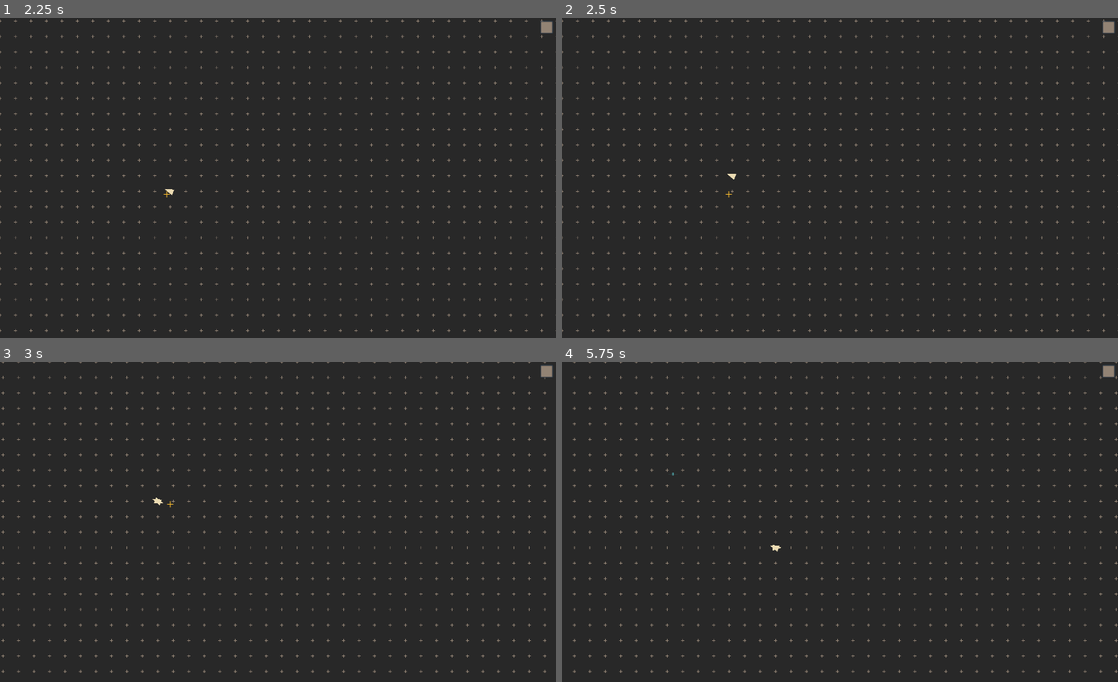
Above: before the commit, frames 1-4 (two rows, left to right).
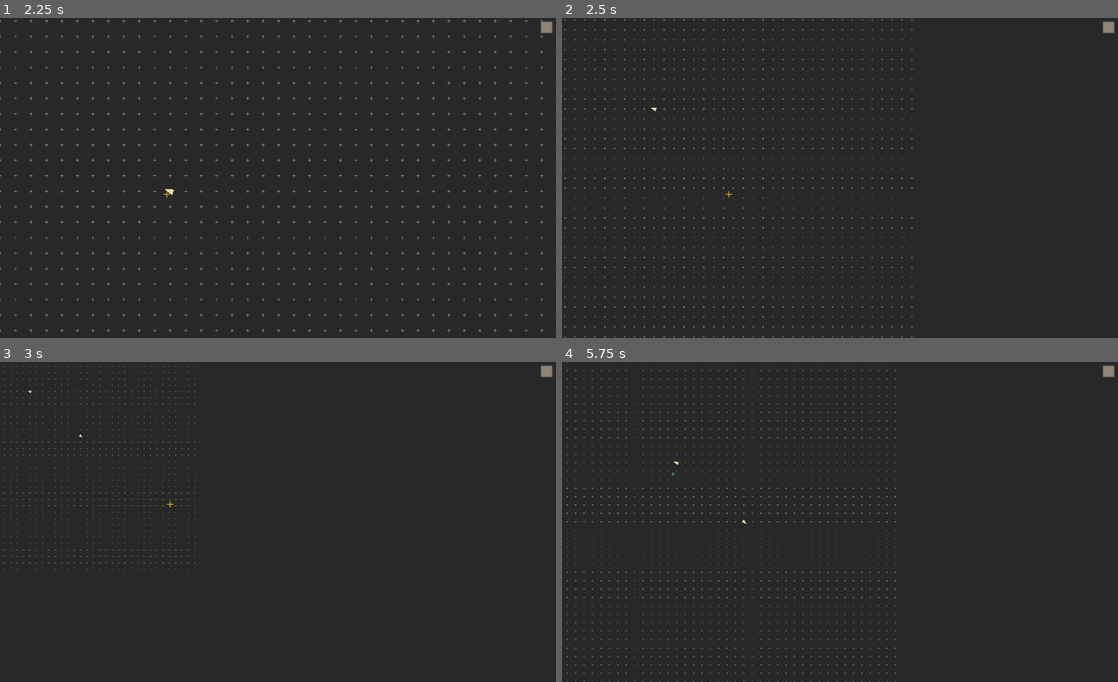
Above: after the commit, the same moments.

Repository: battw/does-compute-2
Game: Godot game, scene res://Main/Main.tscn
The game is run twice, just before and just after one commit, with the same random seed, the same clock (stepped at 60 frames per second) and the same inputs.
Inputs (mouse positions are in pixels of both pictures, inside the frame that each line leads up to):
- Up to frame 1 (2.25 s): click (544, 27) at 0.5 s; tap Enter at 1.25 s; move the mouse to (278, 178) at 1.27 s; press the mouse at (278, 178) at 1.28 s; hold Right (right) 1.28-2.03 s; tap Mouse wheel up (zoom_in, bound only after the commit) at 1.55, 2.1 s; move the mouse to (166, 194) at 2.02 s; release the mouse at (166, 194) at 2.03 s; hold Down (down) from 2.03 s (still down); click (166, 194) at 2.17 s
- Up to frame 2 (2.5 s): keep holding Down (down); tap Mouse wheel down (zoom_out, bound only after the commit) at 2.3 s
- Up to frame 3 (3 s): move the mouse to (172, 502) at 2.77 s; release Down (down) at 2.78 s; press the mouse at (172, 502) at 2.78 s; hold Right (right) from 2.78 s (still down); tap Mouse wheel down (zoom_out, bound only after the commit) at 2.85 s
- Up to frame 4 (5.75 s): move the mouse to (689, 502) at 3.52 s; release Right (right) at 3.53 s; release the mouse at (689, 502) at 3.53 s; hold Up (up) 3.53-4.28 s; right-click (689, 502) at 3.6 s; click (689, 502) at 3.67 s; tap Mouse wheel up (zoom_in, bound only after the commit) at 3.8, 5.1 s; move the mouse to (1006, 570) at 4.27 s; press the mouse at (1006, 570) at 4.28 s; hold Left (left) from 4.28 s (still down); tap Mouse wheel down (zoom_out, bound only after the commit) at 4.55 s; move the mouse to (673, 474) at 5.02 s; release the mouse at (673, 474) at 5.03 s; click (673, 474) at 5.3 s

Frame 1 is identical in both runs. In frame 2, 3.5% of the frame differs, in the area x 0-100%, y 0-100%; in frame 3, 2.6%; in frame 4, 3.6%.

Commit message:
can zoom

Diff:
--- a/Arrow/Arrow.tscn
+++ b/Arrow/Arrow.tscn
@@ -7,6 +7,7 @@
 
 [node name="Arrow" type="Node2D"]
 position = Vector2( 36.0995, 29.6289 )
+z_index = 10
 script = ExtResource( 1 )
 __meta__ = {
 "_edit_group_": true
--- a/Main/Main.gd
+++ b/Main/Main.gd
@@ -10,3 +10,7 @@
 
 func add_arrow(pos):
 	return $PlayArea.add_arrow(pos)
+
+
+func zoom(ratio):
+	$PlayArea.apply_scale(ratio * Vector2.ONE)
--- a/Main/Main.tscn
+++ b/Main/Main.tscn
@@ -9,7 +9,7 @@
 [sub_resource type="RectangleShape2D" id=1]
 extents = Vector2( 1000, 1000 )
 
-[node name="Main" type="Node"]
+[node name="Main" type="Node2D"]
 script = ExtResource( 1 )
 background_color = Color( 0.156863, 0.156863, 0.156863, 1 )
 
@@ -26,12 +26,12 @@
 position = Vector2( 1000, 1000 )
 shape = SubResource( 1 )
 
-[node name="Arrows" type="Node" parent="PlayArea" groups=[
+[node name="Arrows" type="Node2D" parent="PlayArea" groups=[
 "Savers",
 ]]
 script = ExtResource( 4 )
 
-[node name="Dots" type="Node" parent="PlayArea" groups=[
+[node name="Dots" type="Node2D" parent="PlayArea" groups=[
 "Savers",
 ]]
 
--- a/Main/PlayArea.gd
+++ b/Main/PlayArea.gd
@@ -14,10 +14,10 @@
 	_add_crosses()
 
 func _add_crosses():
+	if self.snap_grid_size <= 0:
+		return
+
 	var extents = $CollisionShape2D.shape.extents
-	if !extents:
-		print("Can't get PlayArea extents")
-		return
 
 	var rows = int(2 * extents.y / self.snap_grid_size) + 1
 	var cols = int(2 * extents.x / self.snap_grid_size) + 1
@@ -28,5 +28,15 @@
 			cross.position = Vector2(c * self.snap_grid_size, r * self.snap_grid_size)
 			self.add_child(cross)
 
+func _out_of_bounds(local_pos):
+	var half_grid = self.snap_grid_size / 2
+	var play_size = 2 * $CollisionShape2D.shape.extents
+	return local_pos.x > play_size.x + half_grid or local_pos.y > play_size.y + half_grid or \
+		local_pos.x < -half_grid or local_pos.y < -half_grid
+
+
 func add_arrow(pos):
-	return $Arrows.add_arrow(pos, self.snap_grid_size)
+	var local_pos = self.to_local(pos)
+	if self._out_of_bounds(local_pos):
+		return
+	return $Arrows.add_arrow(local_pos, self.snap_grid_size)
--- a/UI/UI.gd
+++ b/UI/UI.gd
@@ -1,6 +1,7 @@
 extends Control
 
 export var move_speed = 200
+export var zoom_factor = 0.2
 
 var delay = Timer.new()
 
@@ -16,10 +17,14 @@
 func _process(delta):
 	get_viewport().canvas_transform = \
 	get_viewport().canvas_transform.translated(self.move  *  self.move_speed * delta)
+
 	self.rect_position = -get_viewport().canvas_transform.get_origin()
+
+
 
 func _enter_tree():
 	self.main = self.find_parent("Main")
+	self.rect_size = get_viewport_rect().size
 
 func _exit_tree():
 	self.main = null
@@ -33,17 +38,26 @@
 			$Cursor.set_mode(input_mode)
 		print("input mode: " + mode_names[input_mode])
 
+	if event.is_action("zoom_out"):
+		main.zoom(1 - self.zoom_factor)
+		#get_viewport().size *= 1 + self.zoom_factor
+
+	if event.is_action("zoom_in"):
+		main.zoom(1 + self.zoom_factor)
+		#get_viewport().size *= 1 - self.zoom_factor
+
 	match input_mode:
 		ADD:
 			if event.is_action_pressed("click"):
-				var pos = get_viewport().get_mouse_position() - get_viewport().canvas_transform.get_origin()
+				#var pos = get_viewport().get_mouse_position() - get_viewport().canvas_transform.get_origin()
+				var pos = self.get_global_mouse_position()
 				current_arrow = self.main.add_arrow(pos)
 
 			elif event.is_action_released("click"):
 				current_arrow = null
 
 			if current_arrow:
-				var mpos = get_viewport().get_mouse_position() - get_viewport().canvas_transform.get_origin()
+				var mpos = get_global_mouse_position()
 				current_arrow.look_at(mpos)
 		INVERT:
 			if event.is_action_pressed("click"):
--- a/UI/UI.tscn
+++ b/UI/UI.tscn
@@ -24,6 +24,8 @@
 margin_top = 10.0
 margin_right = -10.0
 margin_bottom = 50.0
+size_flags_horizontal = 3
+size_flags_vertical = 3
 script = ExtResource( 3 )
 
 [node name="MenuPopup" type="PopupMenu" parent="Button"]
--- a/project.godot
+++ b/project.godot
@@ -93,34 +93,38 @@
 "events": [ Object(InputEventMouseButton,"resource_local_to_scene":false,"resource_name":"","device":-1,"alt":false,"sh …(213 unchanged characters)…
  ]
 }
-save={
-"deadzone": 0.5,
-"events": [ Object(InputEventKey,"resource_local_to_scene":false,"resource_name":"","device":0,"alt":false,"shift":false,"control":false,"meta":false,"command":false,"pressed":false,"scancode":83,"unicode":0,"echo":false,"script":null)
- ]
-}
-load={
-"deadzone": 0.5,
-"events": [ Object(InputEventKey,"resource_local_to_scene":false,"resource_name":"","device":0,"alt":false,"shift":false,"control":false,"meta":false,"command":false,"pressed":false,"scancode":76,"unicode":0,"echo":false,"script":null)
- ]
-}
 up={
 "deadzone": 0.5,
 "events": [ Object(InputEventKey,"resource_local_to_scene":false,"resource_name":"","device":0,"alt":false,"shift":false,"control":false,"meta":false,"command":false,"pressed":false,"scancode":16777232,"unicode":0,"echo":false,"script":null)
+, Object(InputEventKey,"resource_local_to_scene":false,"resource_name":"","device":0,"alt":false,"shift":false,"control":false,"meta":false,"command":false,"pressed":false,"scancode":87,"unicode":0,"echo":false,"script":null)
  ]
 }
 down={
 "deadzone": 0.5,
 "events": [ Object(InputEventKey,"resource_local_to_scene":false,"resource_name":"","device":0,"alt":false,"shift":false,"control":false,"meta":false,"command":false,"pressed":false,"scancode":16777234,"unicode":0,"echo":false,"script":null)
+, Object(InputEventKey,"resource_local_to_scene":false,"resource_name":"","device":0,"alt":false,"shift":false,"control":false,"meta":false,"command":false,"pressed":false,"scancode":83,"unicode":0,"echo":false,"script":null)
  ]
 }
 left={
 "deadzone": 0.5,
 "events": [ Object(InputEventKey,"resource_local_to_scene":false,"resource_name":"","device":0,"alt":false,"shift":false,"control":false,"meta":false,"command":false,"pressed":false,"scancode":16777231,"unicode":0,"echo":false,"script":null)
+, Object(InputEventKey,"resource_local_to_scene":false,"resource_name":"","device":0,"alt":false,"shift":false,"control":false,"meta":false,"command":false,"pressed":false,"scancode":65,"unicode":0,"echo":false,"script":null)
  ]
 }
 right={
 "deadzone": 0.5,
 "events": [ Object(InputEventKey,"resource_local_to_scene":false,"resource_name":"","device":0,"alt":false,"shift":false,"control":false,"meta":false,"command":false,"pressed":false,"scancode":16777233,"unicode":0,"echo":false,"script":null)
+, Object(InputEventKey,"resource_local_to_scene":false,"resource_name":"","device":0,"alt":false,"shift":false,"control":false,"meta":false,"command":false,"pressed":false,"scancode":68,"unicode":0,"echo":false,"script":null)
+ ]
+}
+zoom_out={
+"deadzone": 0.5,
+"events": [ Object(InputEventMouseButton,"resource_local_to_scene":false,"resource_name":"","device":-1,"alt":false,"shift":false,"control":false,"meta":false,"command":false,"button_mask":0,"position":Vector2( 0, 0 ),"global_position":Vector2( 0, 0 ),"factor":1.0,"button_index":5,"pressed":false,"doubleclick":false,"script":null)
+ ]
+}
+zoom_in={
+"deadzone": 0.5,
+"events": [ Object(InputEventMouseButton,"resource_local_to_scene":false,"resource_name":"","device":-1,"alt":false,"shift":false,"control":false,"meta":false,"command":false,"button_mask":0,"position":Vector2( 0, 0 ),"global_position":Vector2( 0, 0 ),"factor":1.0,"button_index":4,"pressed":false,"doubleclick":false,"script":null)
  ]
 }
 
